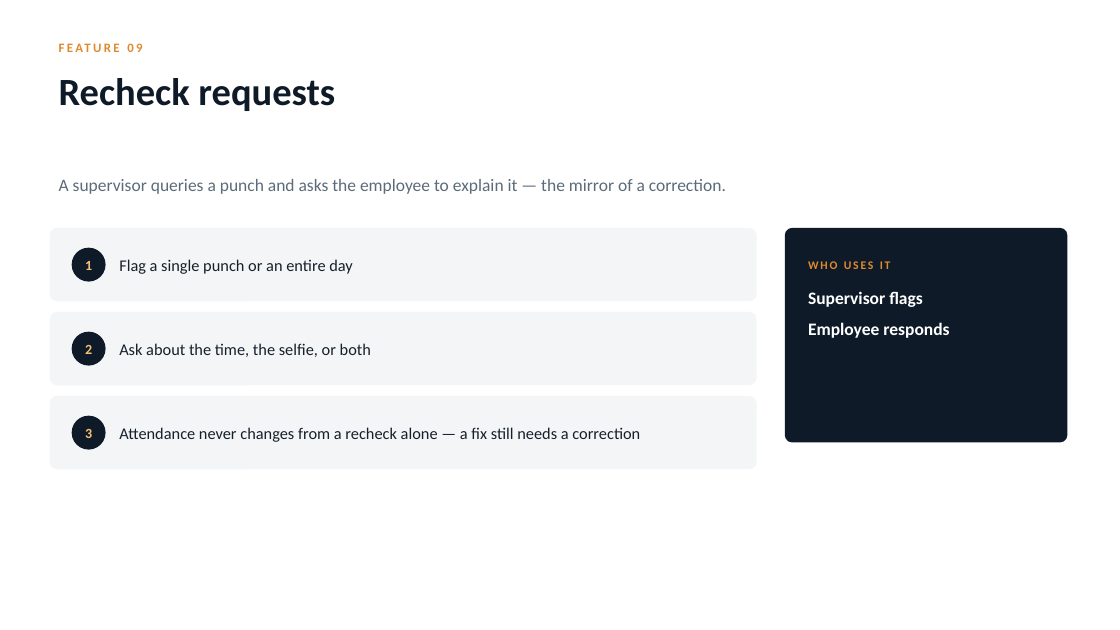
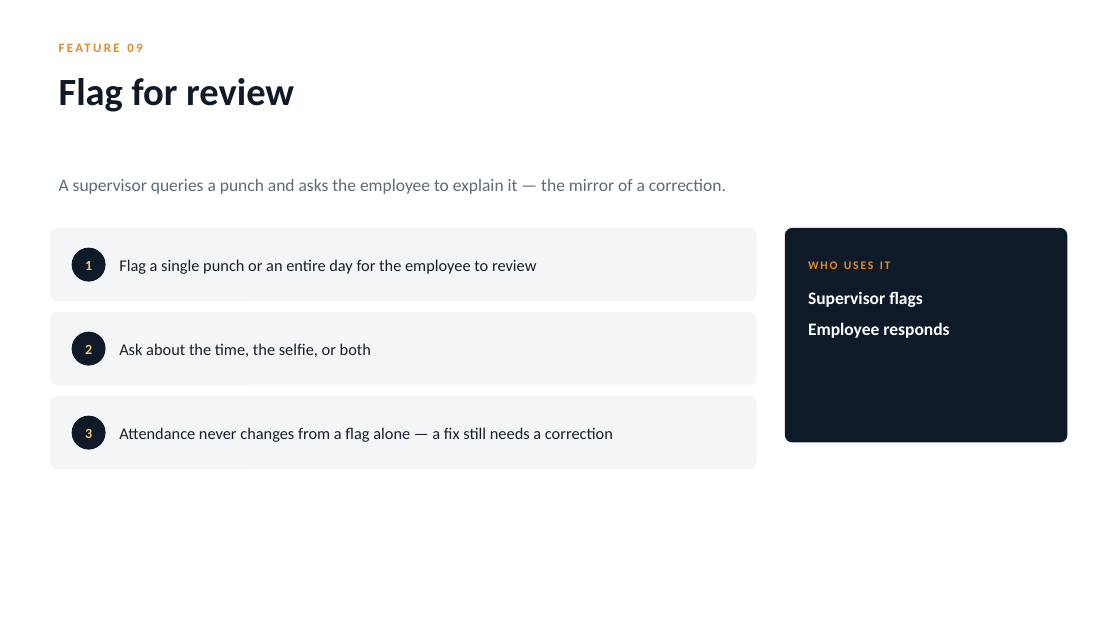
Before and after one commit to iammuniraa-wq/bpmsquare-app, a slide deck: slide 19 of docs/qa/BPMSquare_WFM_Feature_Guide.pptx. Drawn at 1120x630 pixels with LibreOffice and Linux fonts; fonts in the diff are those of the drawing. Boxes give left, top, right and bottom in pixels: in the first picture for what was removed or moved away, otherwise in the second. Text is boxed around its words. In the diff, an @@ line names an element or a change of style, - is before the commit and + after.

```diff
--- a/docs/qa/BPMSquare_WFM_Feature_Guide.pptx
+++ b/docs/qa/BPMSquare_WFM_Feature_Guide.pptx
@@ text at (59,78,294,112): text changed @@
-Recheck requests
+Flag for review
@@ text at (119,259,536,274): text changed @@
-Flag a single punch or an entire day
+Flag a single punch or an entire day for the employee to review
@@ text at (119,427,613,442): text changed @@
-Attendance never changes from a recheck alone — a fix still needs a correction
+Attendance never changes from a flag alone — a fix still needs a correction
```
Also in this commit, not shown: 2 other slides changed, 13 other files.
